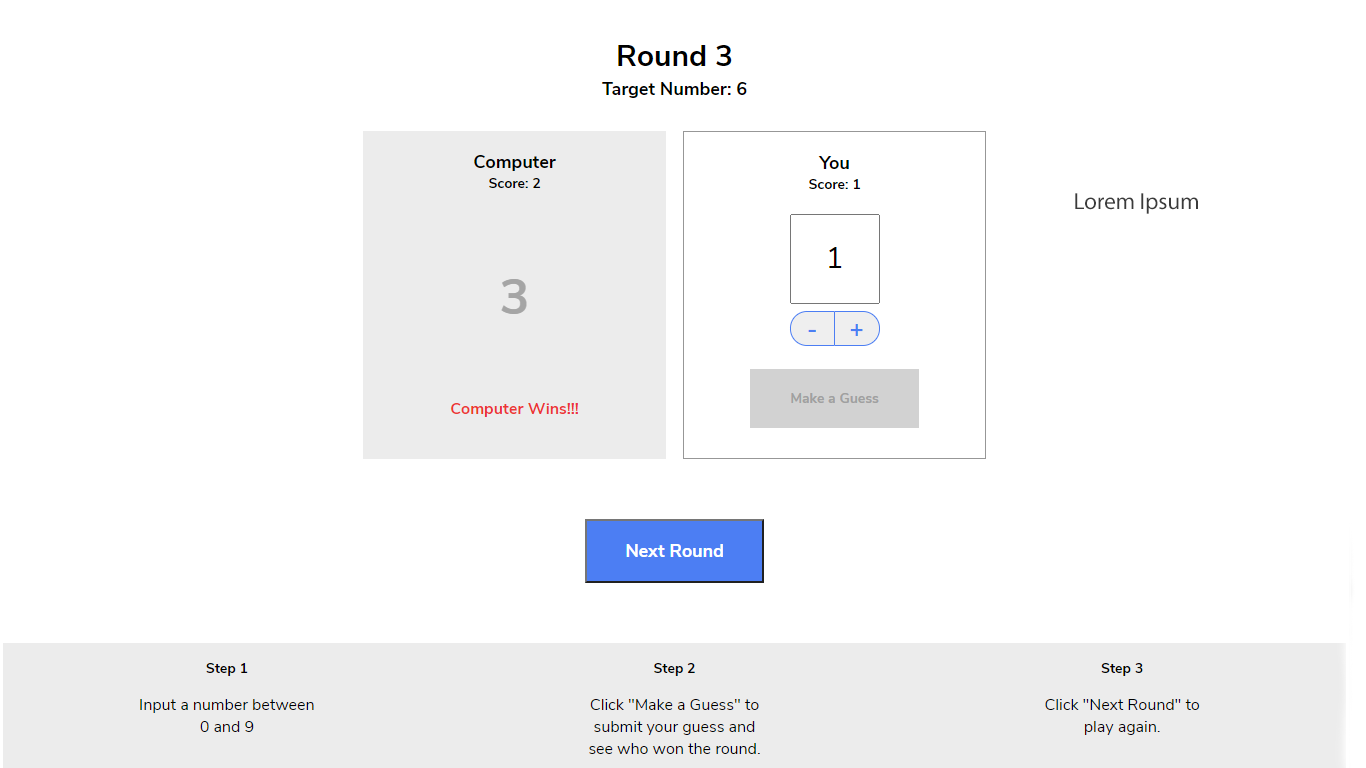
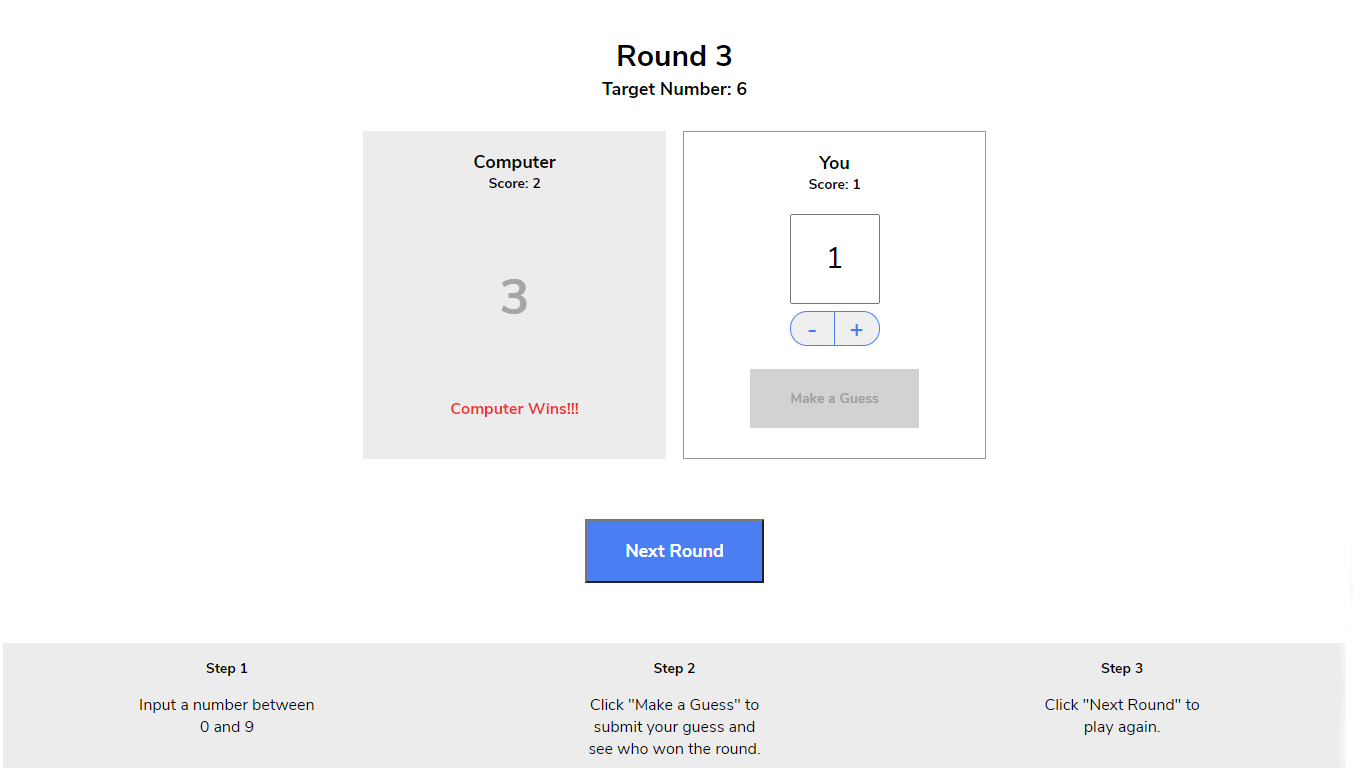
Comparing the layer stacks of the two w=1366, h=768 images. Changes:
painted on "Layer 2" over [1075, 193, 1198, 214]
